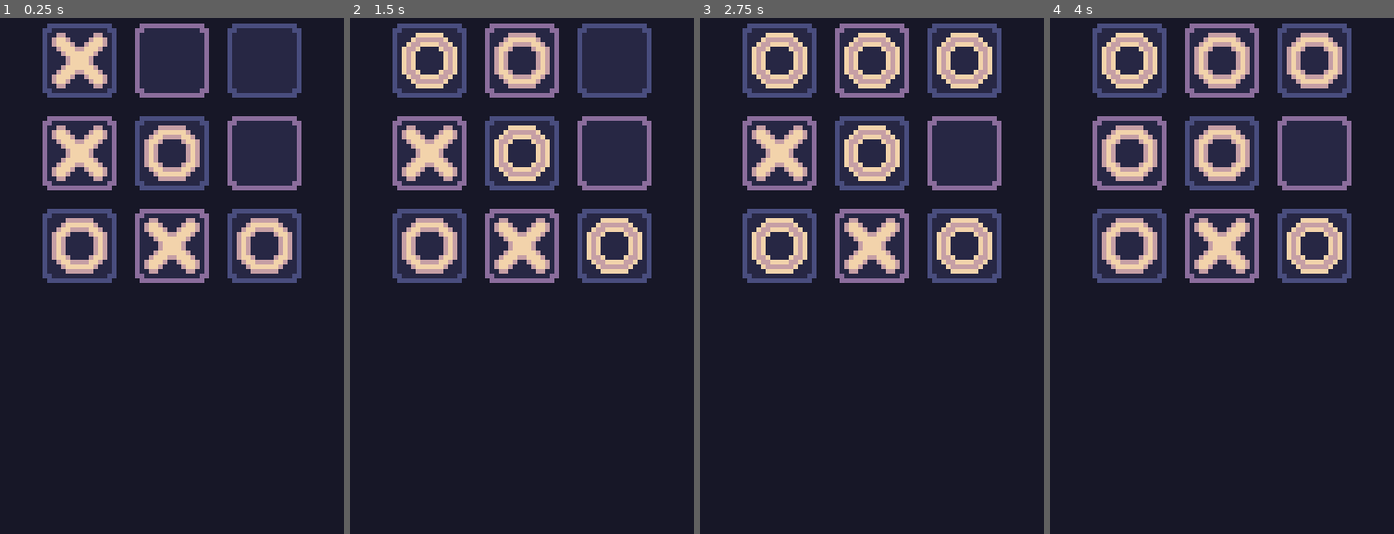
Above: before the commit, frames 1-4 (left to right).
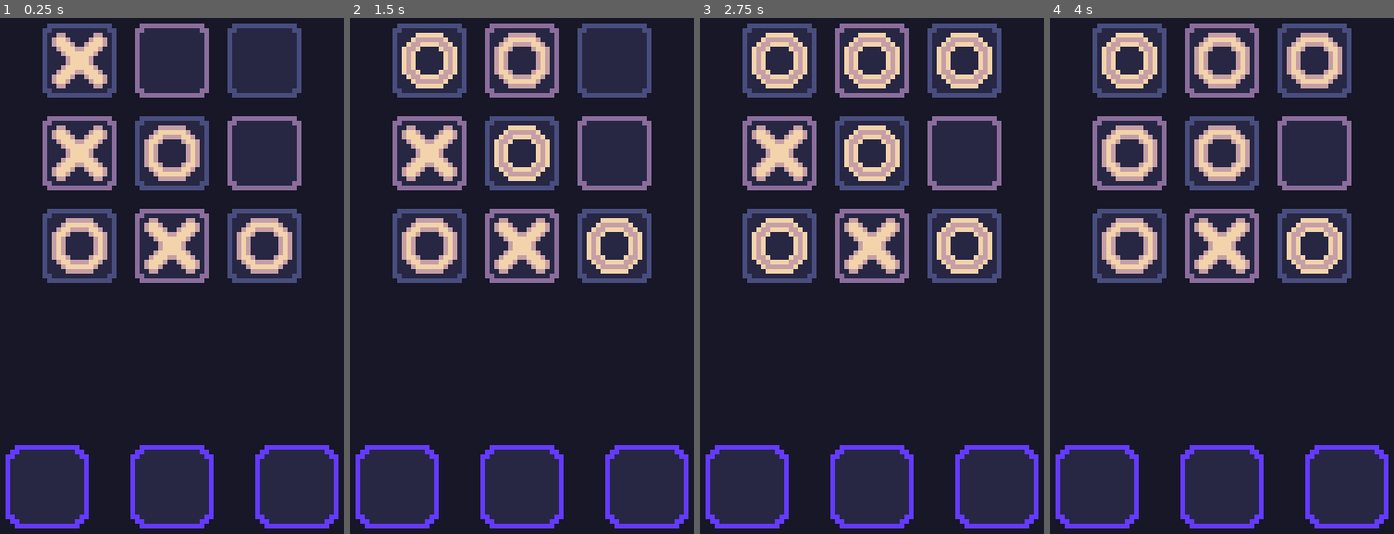
Above: after the commit, the same moments.

Repository: CasualShrub/TacTic
Game: Godot game, scene res://Scenes/DefaultScene.tscn
Two runs of this game, one before a commit and one after it. Both use one fixed random seed, a clock stepped at 60 frames per second and the inputs below.
Inputs (mouse positions are in pixels of both pictures, inside the frame that each line leads up to):
- Up to frame 1 (0.25 s): no input
- Up to frame 2 (1.5 s): tap Enter at 0.5 s; move the mouse to (429, 59) at 0.52 s; click (429, 59) at 0.6 s; move the mouse to (522, 59) at 1.27 s; click (522, 59) at 1.35 s
- Up to frame 3 (2.75 s): move the mouse to (964, 59) at 2.02 s; click (964, 59) at 2.1 s
- Up to frame 4 (4 s): move the mouse to (1129, 152) at 2.77 s; click (1129, 152) at 2.85 s; move the mouse to (1222, 152) at 3.52 s; click (1222, 152) at 3.6 s

The runs differ from the first frame. In frame 1, 11% of the frame differs, in the area x 1-99%, y 82-99%; in frame 2, 11%; in frame 3, 11%; in frame 4, 11%.

Commit message:
Create card panel scene and added to DefaultScene.

Diff:
--- a/TacTic/Scenes/Card.tscn
+++ b/TacTic/Scenes/Card.tscn
@@ -1,9 +1,23 @@
-[gd_scene load_steps=2 format=3 uid="uid://cd02bybthkh35"]
+[gd_scene load_steps=4 format=3 uid="uid://cd02bybthkh35"]
 
 [ext_resource type="SpriteFrames" uid="uid://c52t0q72ariaq" path="res://SpriteFrames/CardBack.tres" id="1_cn13m"]
+[ext_resource type="Script" path="res://Scripts/Card.gd" id="1_fqrqr"]
+[ext_resource type="SpriteFrames" uid="uid://ct2d8ju4ak2yy" path="res://SpriteFrames/Shape_SF.tres" id="2_06bsg"]
 
-[node name="Card" type="Node2D"]
+[node name="Card" type="Area2D"]
+script = ExtResource("1_fqrqr")
 
 [node name="BackgroundSprite" type="AnimatedSprite2D" parent="."]
 sprite_frames = ExtResource("1_cn13m")
-animation = &"cardback_dissapear"
+animation = &"cardback_default"
+
+[node name="ShapeSprite" type="AnimatedSprite2D" parent="."]
+sprite_frames = ExtResource("2_06bsg")
+animation = &"empty"
+
+[node name="CollisionPolygon2D2" type="CollisionPolygon2D" parent="."]
+polygon = PackedVector2Array(-7, -9, 7, -9, 7, -8, 8, -8, 8, -7, 9, -7, 9, 7, 8, 7, 8, 8, 7, 8, 7, 9, -7, 9, -7, 8, -8, 8, -8, 7, -9, 7, -9, -7, -8, -7, -8, -8, -7, -8)
+
+[connection signal="input_event" from="." to="." method="_on_input_event"]
+[connection signal="mouse_entered" from="." to="." method="_on_mouse_entered"]
+[connection signal="mouse_exited" from="." to="." method="_on_mouse_exited"]
--- /dev/null
+++ b/TacTic/Scenes/CardPanel.tscn
@@ -0,0 +1,14 @@
+[gd_scene load_steps=2 format=3 uid="uid://qlowg4v7iuan"]
+
+[ext_resource type="PackedScene" uid="uid://cd02bybthkh35" path="res://Scenes/Card.tscn" id="1_bl6jn"]
+
+[node name="CardPanel" type="Node2D"]
+
+[node name="Card" parent="." instance=ExtResource("1_bl6jn")]
+position = Vector2(9, 9)
+
+[node name="Card2" parent="." instance=ExtResource("1_bl6jn")]
+position = Vector2(36, 9)
+
+[node name="Card3" parent="." instance=ExtResource("1_bl6jn")]
+position = Vector2(63, 9)
--- a/TacTic/Scenes/DefaultScene.tscn
+++ b/TacTic/Scenes/DefaultScene.tscn
@@ -1,7 +1,8 @@
-[gd_scene load_steps=3 format=3 uid="uid://cq7fgl53yghbs"]
+[gd_scene load_steps=4 format=3 uid="uid://cq7fgl53yghbs"]
 
 [ext_resource type="PackedScene" uid="uid://cxox51u7gsbmv" path="res://Scenes/TileGrid.tscn" id="1"]
 [ext_resource type="Script" path="res://Scripts/DefaultScene.gd" id="2"]
+[ext_resource type="PackedScene" uid="uid://qlowg4v7iuan" path="res://Scenes/CardPanel.tscn" id="3_i44po"]
 
 [node name="DefaultScene" type="Node2D"]
 scale = Vector2(8, 8)
@@ -16,3 +17,6 @@
 
 [node name="TileGrid" parent="." instance=ExtResource("1")]
 position = Vector2(17, 32)
+
+[node name="CardPanel" parent="." instance=ExtResource("3_i44po")]
+position = Vector2(9, 123)
--- a/TacTic/SpriteFrames/Shape_SF.tres
+++ b/TacTic/SpriteFrames/Shape_SF.tres
@@ -1,7 +1,8 @@
-[gd_resource type="SpriteFrames" load_steps=9 format=3 uid="uid://ct2d8ju4ak2yy"]
+[gd_resource type="SpriteFrames" load_steps=11 format=3 uid="uid://ct2d8ju4ak2yy"]
 
 [ext_resource type="Texture2D" uid="uid://b7rewth6mp7r1" path="res://Art/O.png" id="1_43aeq"]
 [ext_resource type="Texture2D" uid="uid://upxa4bfqtpp1" path="res://Art/X.png" id="2_g76qm"]
+[ext_resource type="Texture2D" uid="uid://uexj8huby5w1" path="res://Art/Triangle.png" id="2_y82jt"]
 
 [sub_resource type="AtlasTexture" id="AtlasTexture_8rvxf"]
 atlas = ExtResource("1_43aeq")
@@ -13,6 +14,10 @@
 
 [sub_resource type="AtlasTexture" id="AtlasTexture_5k7eh"]
 atlas = ExtResource("1_43aeq")
+region = Rect2(16, 0, 16, 16)
+
+[sub_resource type="AtlasTexture" id="AtlasTexture_qt4hs"]
+atlas = ExtResource("2_y82jt")
 region = Rect2(16, 0, 16, 16)
 
 [sub_resource type="AtlasTexture" id="AtlasTexture_ydpbv"]
@@ -50,6 +55,14 @@
 }, {
 "frames": [{
 "duration": 1.0,
+"texture": SubResource("AtlasTexture_qt4hs")
+}],
+"loop": true,
+"name": &"Triangle",
+"speed": 5.0
+}, {
+"frames": [{
+"duration": 1.0,
 "texture": SubResource("AtlasTexture_ydpbv")
 }],
 "loop": false,
